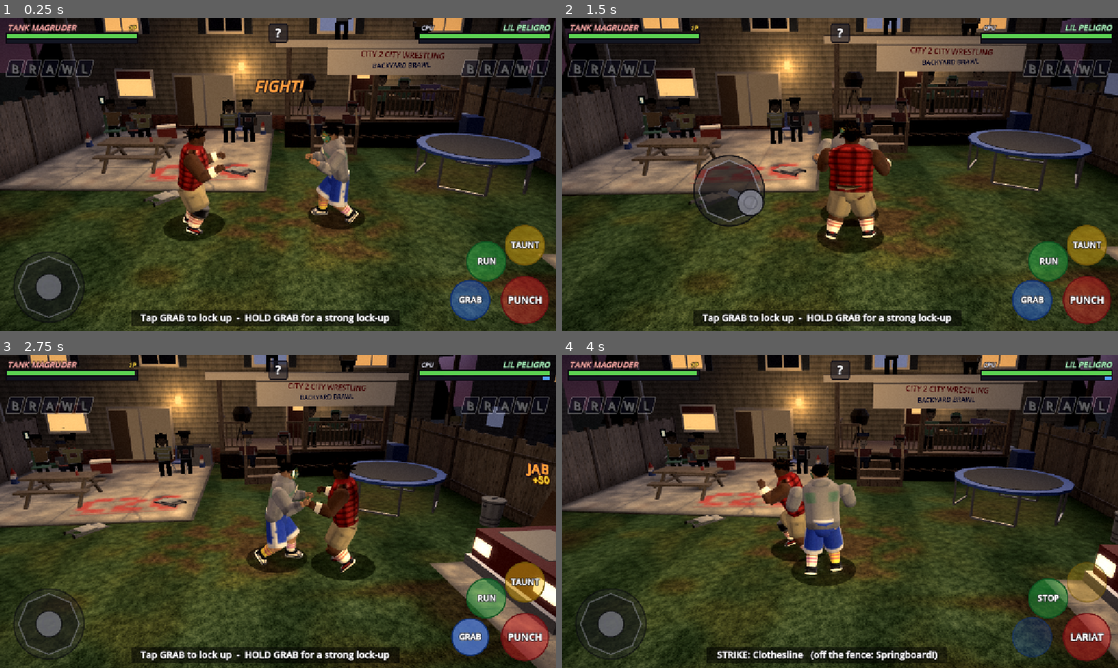
Above: before the commit, frames 1-4 (two rows, left to right).
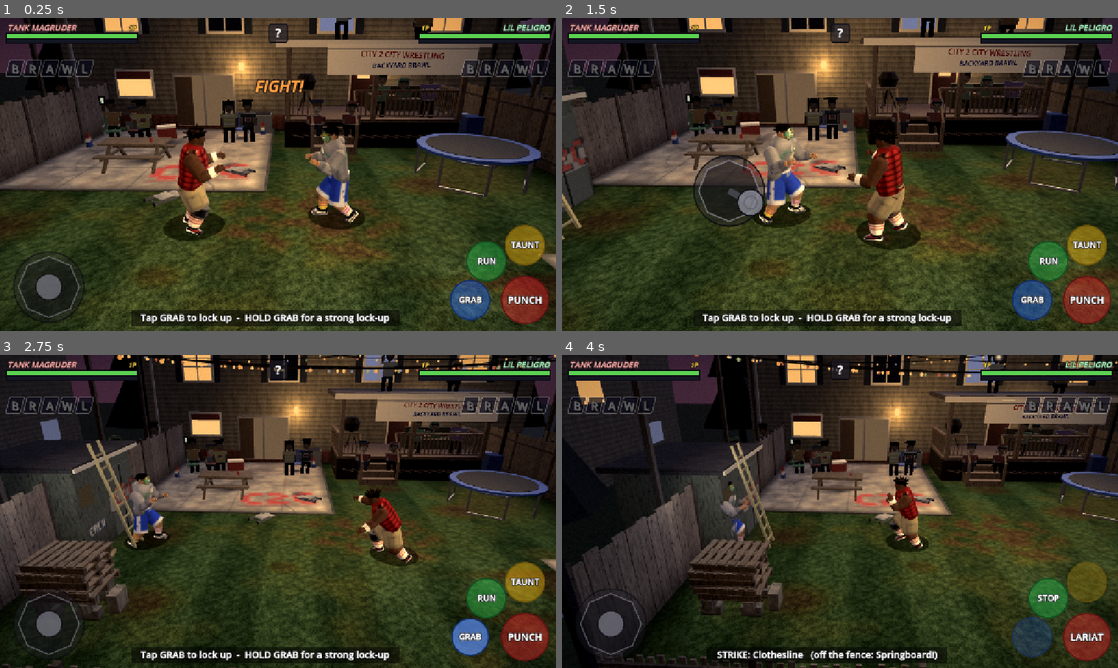
Above: after the commit, the same moments.

Repository: mygoodvibes24/turnbuckle-thunder
Game: Godot game, scene res://main.tscn
Same seed, same stepped clock (60 frames per second), same inputs: the game is played once before the commit and once after it.
Inputs (mouse positions are in pixels of both pictures, inside the frame that each line leads up to):
- Up to frame 1 (0.25 s): no input
- Up to frame 2 (1.5 s): tap Enter at 0.5 s; move the mouse to (962, 158) at 0.52 s; hold D (move_right) 0.53-1.25 s; hold 0 0.53-1.25 s; tap 1 at 0.6 s; click (962, 158) at 0.67 s; drag from (728, 190) to (812, 237) at 1.27 s
- Up to frame 3 (2.75 s): move the mouse to (333, 442) at 2.02 s; hold D (move_right) from 2.03 s (still down); hold K (grapple) from 2.03 s (still down); tap 0 at 2.3 s
- Up to frame 4 (4 s): release D (move_right) at 2.75 s; release K (grapple) at 2.75 s; drag from (812, 574) to (673, 464) at 2.77 s; move the mouse to (1006, 558) at 3.52 s; hold A (move_left) from 3.53 s (still down); hold 0 from 3.53 s (still down); tap L (run) at 3.6 s

The runs differ from the first frame. In frame 1, less than 0.1% of the frame differs, in the area x 75-79%, y 2-5%; in frame 2, 42%; in frame 3, 59%; in frame 4, 59%, in the area x 0-100%, y 0-100%.

Commit message:
TEMP debug camera (throwaway, never merge)

Diff:
--- a/scripts/main.gd
+++ b/scripts/main.gd
@@ -2010,7 +2010,9 @@
 	var w: Node3D = Wrestler.new()
 	w.set("arena", self)   # yard bounds / perches / surface_at (yard_contract.md); null-safe on the wrestler side
 	ring_root.add_child(w)
+	var _t0 := Time.get_ticks_usec()
 	w.setup(n, look, cpu)
+	print("DBG build %s %d ms" % [n, (Time.get_ticks_usec() - _t0) / 1000])
 	w.position = pos
 	w.announce.connect(func(text): _announce(text, 1.2))
 	w.impact.connect(func(s): cam_shake = max(cam_shake, s))
@@ -3587,6 +3589,48 @@
 	if cam_shake > 0.0:
 		camera.position += Vector3(randf_range(-1, 1), randf_range(-1, 1), 0) * cam_shake * 0.25
 		cam_shake = max(0.0, cam_shake - delta * 2.5)
+	_dbg_cam()
+
+
+var dbg_view := 0
+
+
+func _dbg_cam() -> void:
+	for k in 9:
+		if Input.is_physical_key_pressed(KEY_1 + k):
+			dbg_view = k + 1
+	if Input.is_physical_key_pressed(KEY_0):
+		dbg_view = 0
+	if p2.is_cpu:
+		p2.is_cpu = false
+	p1.visible = dbg_view == 0 or dbg_view <= 4 or dbg_view >= 8
+	p2.visible = dbg_view == 0 or dbg_view >= 5
+	if dbg_view == 0:
+		return
+	var w: Node3D = p1 if dbg_view <= 4 else p2
+	var f: Vector3 = w.facing
+	var side := Vector3(f.z, 0, -f.x)
+	var c: Vector3 = w.global_position
+	var at := c + Vector3(0, 1.0, 0)
+	var eye := c + f * 2.6 + Vector3(0, 1.15, 0)
+	match dbg_view:
+		2, 6:
+			eye = c + (f + side * 0.9).normalized() * 2.6 + Vector3(0, 1.2, 0)
+		3:
+			eye = c - f * 2.6 + Vector3(0, 1.2, 0)
+		4, 7:
+			at = c + Vector3(0, 1.62, 0)
+			eye = c + (f + side * 0.35).normalized() * 0.95 + Vector3(0, 1.66, 0)
+		8:
+			var m := (p1.global_position + p2.global_position) * 0.5
+			at = m + Vector3(0, 0.9, 0)
+			eye = m + Vector3(0, 1.4, 5.5)
+		9:
+			at = c + Vector3(0, 0.3, 0)
+			eye = c + Vector3(0.3, 1.6, 2.2)
+	camera.position = eye
+	camera.look_at(at)
+	camera.fov = 40.0
 
 
 func _update_hud(delta: float) -> void:
